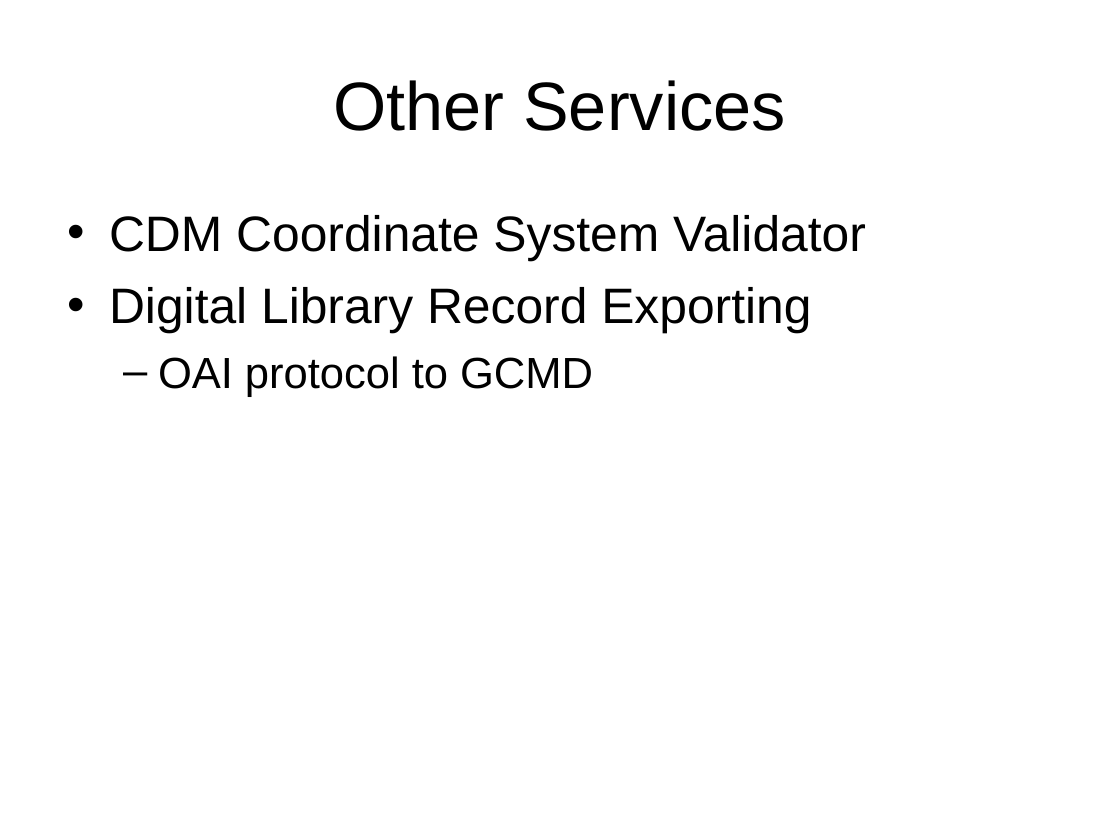
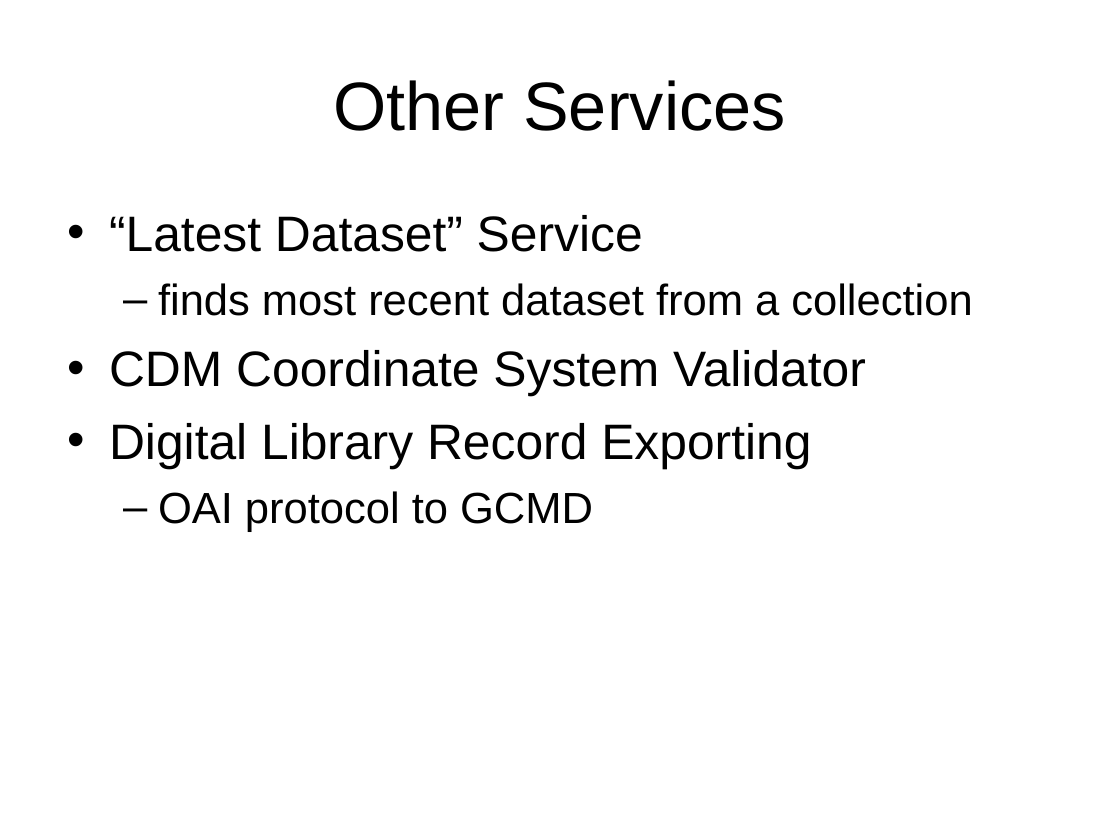
Before and after one commit to ooici-eoi/THREDDS, a slide deck: slide 18 of docs/web/thredds/tech/tutorial/TDS Data Services.ppt (slide 24 before the commit). Drawn at 1120x840 pixels with LibreOffice and Linux fonts; fonts in the diff are those of the drawing; background and template pictures are left out. Boxes give left, top, right and bottom in pixels: in the first picture for what was removed or moved away, otherwise in the second. Text is boxed around its words. In the diff, an @@ line names an element or a change of style, - is before the commit and + after.

```diff
--- a/docs/web/thredds/tech/tutorial/TDS Data Services.ppt
+++ b/docs/web/thredds/tech/tutorial/TDS Data Services.ppt
@@ text at [109,215,972,316]: paragraphs added @@
+• “Latest Dataset” Service
+  – finds most recent dataset from a collection
```
Also in this commit, not shown: 3 other slides changed, 8 slides added, 13 slides removed, 6 other files.
